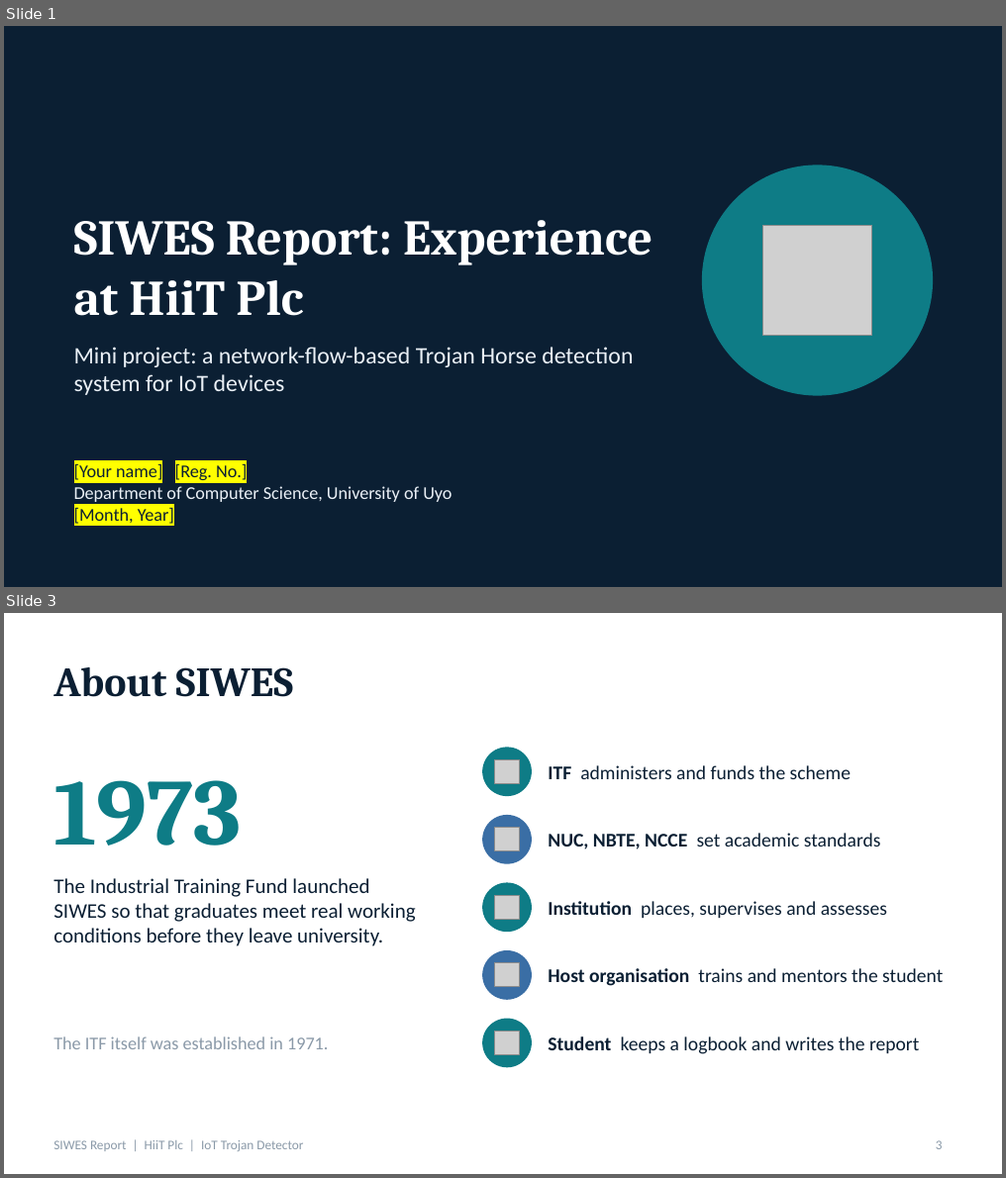
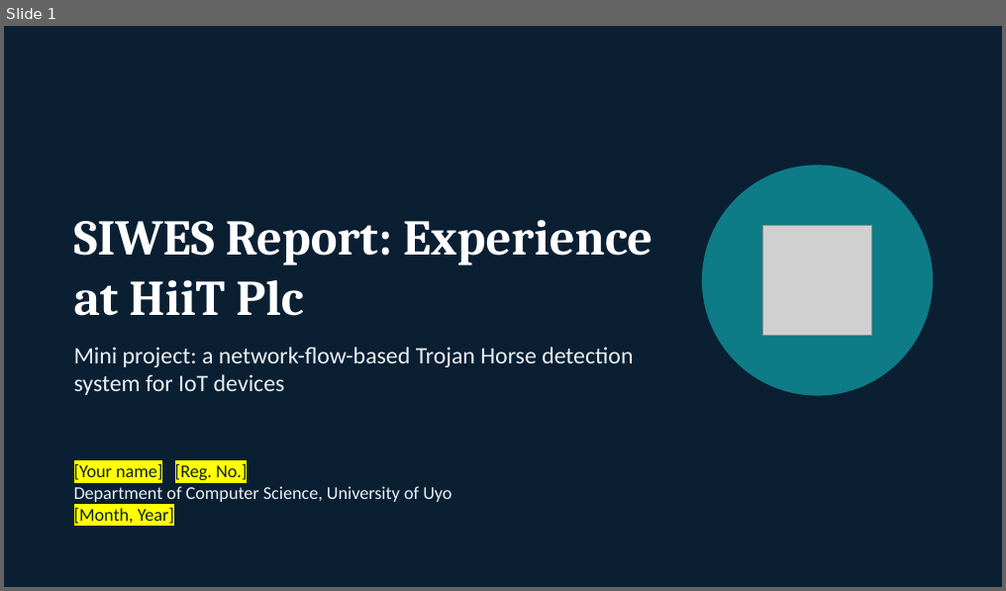
Before and after one commit to emmanuelekopimo/build-with-ai, a slide deck: docs/SIWES-Presentation-HiiT-Plc-IoT-Trojan-Detector.pptx. Shown one above the other, each under a label of ours: slides 1 and 3 before the commit, slide 1 after it; the slides between them are not shown. The pictures are 1006x1178 and 1006x591 pixels, drawn with LibreOffice and Linux fonts; fonts in the diff are those of the drawing; grey boxes stand for pictures. Boxes give left, top, right and bottom in pixels: in the first picture for what was removed or moved away, otherwise in the second. Text is boxed around its words. In the diff, an @@ line names an element or a change of style, - is before the commit and + after.

```diff
--- a/docs/SIWES-Presentation-HiiT-Plc-IoT-Trojan-Detector.pptx
+++ b/docs/SIWES-Presentation-HiiT-Plc-IoT-Trojan-Detector.pptx
@@ slide 3 removed at box(4, 613, 1002, 1174), background #FFFFFF @@
@@ title removed at box(54, 667, 293, 697) @@
-About SIWES
@@ ellipse removed at box(483, 748, 531, 795) @@
@@ picture removed at box(495, 760, 519, 783) @@
@@ text removed at box(54, 780, 242, 846) @@
-1973
@@ text removed at box(548, 765, 850, 779) @@
-ITF administers and funds the scheme
@@ ellipse removed at box(483, 816, 531, 863) @@
@@ picture removed at box(495, 828, 519, 852) @@
@@ text removed at box(548, 833, 881, 850) @@
-NUC, NBTE, NCCE set academic standards
@@ text removed at box(54, 878, 415, 947) @@
-The Industrial Training Fund launched SIWES so that graduates meet real working conditions before they leave university.
@@ ellipse removed at box(483, 883, 531, 932) @@
@@ picture removed at box(495, 895, 519, 919) @@
@@ text removed at box(548, 901, 887, 918) @@
-Institution places, supervises and assesses
@@ ellipse removed at box(483, 952, 531, 999) @@
@@ picture removed at box(495, 963, 519, 987) @@
@@ text removed at box(548, 968, 943, 986) @@
-Host organisation trains and mentors the student
@@ ellipse removed at box(483, 1019, 531, 1067) @@
@@ text removed at box(54, 1037, 328, 1050) @@
-The ITF itself was established in 1971.
@@ picture removed at box(495, 1031, 519, 1056) @@
@@ text removed at box(548, 1037, 919, 1055) @@
-Student keeps a logbook and writes the report
@@ text removed at box(54, 1141, 303, 1152) @@
-SIWES Report | HiiT Plc | IoT Trojan Detector
@@ page number removed at box(936, 1141, 943, 1150) @@
-3
```
Also in this commit, not shown: 12 slides changed, 2 slides added, 10 other slides removed, 1 other file.
